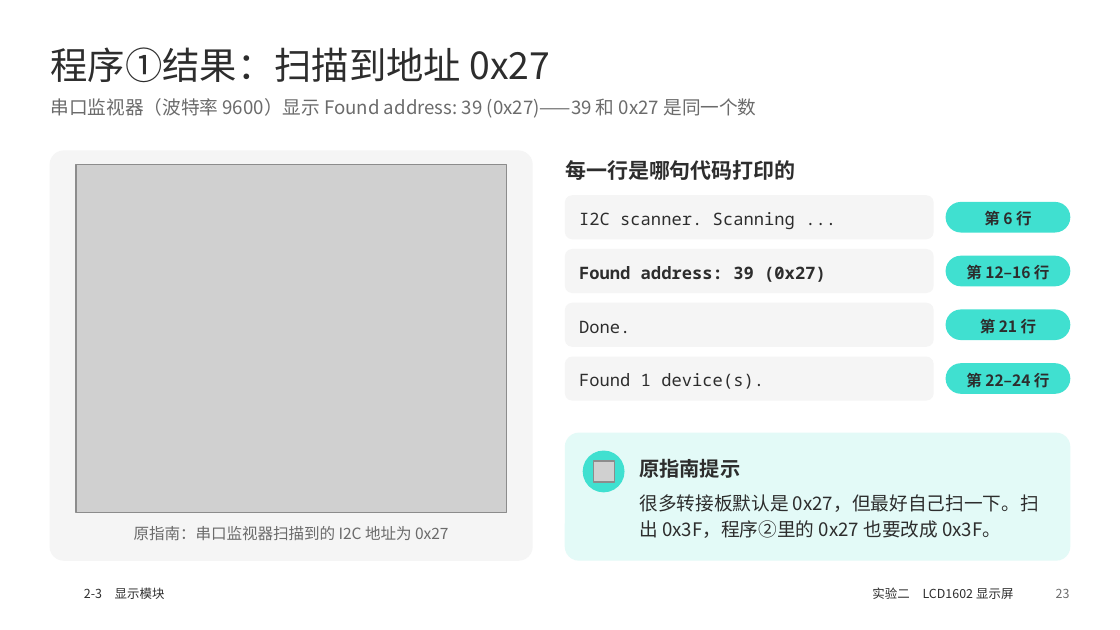
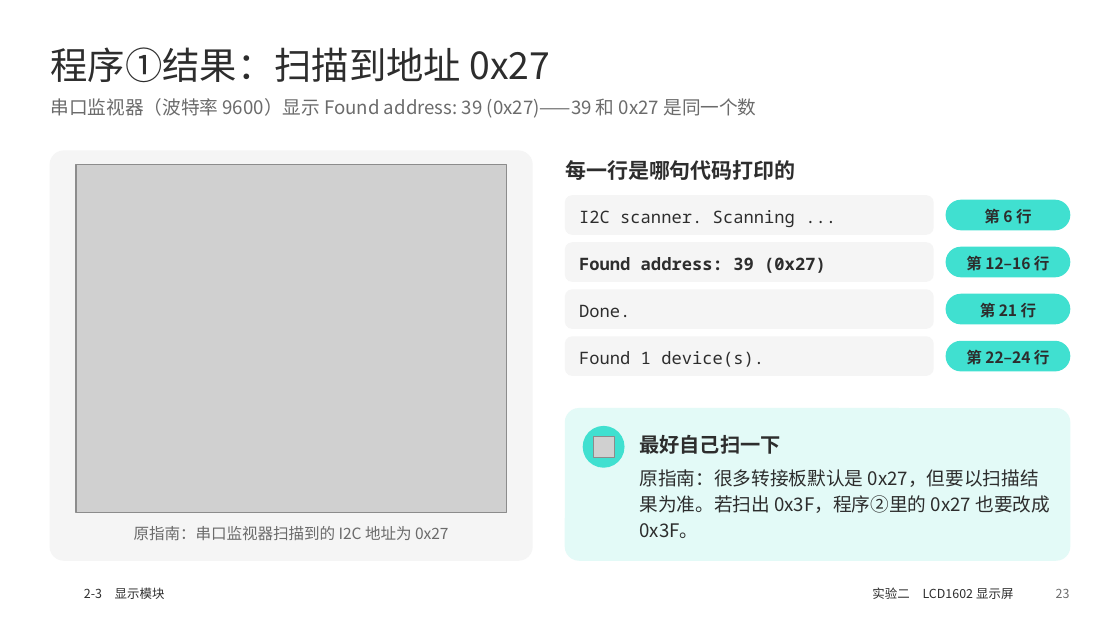
Before and after one commit to memoryzm214/Ericzm214, a slide deck: slide 23 of arduino-ppt/output/2-3_WS2812灯环_LCD1602.pptx. Drawn at 1120x630 pixels with LibreOffice and Linux fonts; fonts in the diff are those of the drawing; grey boxes stand for pictures; background and template pictures are left out. Boxes give left, top, right and bottom in pixels: in the first picture for what was removed or moved away, otherwise in the second. Text is boxed around its words. In the diff, an @@ line names an element or a change of style, - is before the commit and + after.

```diff
--- a/arduino-ppt/output/2-3_WS2812灯环_LCD1602.pptx
+++ b/arduino-ppt/output/2-3_WS2812灯环_LCD1602.pptx
@@ rounded rectangle: place and size @@
-rounded rectangle at (566,196,933,239)
+rounded rectangle at (566,196,933,234)
@@ rounded rectangle: place and size @@
-rounded rectangle at (566,250,933,292)
+rounded rectangle at (566,243,933,281)
@@ text "Found address: 39 (0x27)": place and size @@
-text "Found address: 39 (0x27)" at (579,266,826,282)
+text "Found address: 39 (0x27)" at (579,257,826,273)
@@ text "第 12–16 行": place and size @@
-text "第 12–16 行" at (966,265,1050,280)
+text "第 12–16 行" at (966,256,1050,271)
@@ rounded rectangle: place and size @@
-rounded rectangle at (946,256,1070,286)
+rounded rectangle at (946,248,1070,277)
@@ rounded rectangle: place and size @@
-rounded rectangle at (566,304,933,346)
+rounded rectangle at (566,290,933,328)
@@ text "Done.": place and size @@
-text "Done." at (579,320,630,333)
+text "Done." at (579,304,630,317)
@@ text "第 21 行": place and size @@
-text "第 21 行" at (980,319,1037,334)
+text "第 21 行" at (980,303,1037,318)
@@ rounded rectangle: place and size @@
-rounded rectangle at (946,310,1070,339)
+rounded rectangle at (946,295,1070,324)
@@ proportions changed in 5 elements at (566,196,933,234), (566,243,933,281), (566,290,933,328), (566,409,1070,560), (566,337,933,375) @@
@@ rounded rectangle: place and size @@
-rounded rectangle at (566,357,933,400)
+rounded rectangle at (566,337,933,375)
@@ text "Found 1 device(s).": place and size @@
-text "Found 1 device(s)." at (579,373,764,389)
+text "Found 1 device(s)." at (579,351,764,367)
@@ text "第 22–24 行": place and size @@
-text "第 22–24 行" at (966,373,1050,388)
+text "第 22–24 行" at (966,350,1050,365)
@@ rounded rectangle: place and size @@
-rounded rectangle at (946,364,1070,393)
+rounded rectangle at (946,342,1070,371)
@@ rounded rectangle: place and size @@
-rounded rectangle at (566,433,1070,560)
+rounded rectangle at (566,409,1070,560)
@@ ellipse: place and size @@
-ellipse at (584,451,624,492)
+ellipse at (584,427,624,467)
@@ picture: place and size @@
-picture at (594,461,615,483)
+picture at (594,437,615,458)
@@ text at (640,435,781,454): text changed @@
-原指南提示
+最好自己扫一下
@@ text at (640,469,1050,538): text changed @@
-很多转接板默认是 0x27，但最好自己扫一下。扫出 0x3F，程序②里的 0x27 也要改成 0x3F。
+原指南：很多转接板默认是 0x27，但要以扫描结果为准。若扫出 0x3F，程序②里的 0x27 也要改成 0x3F。
```
Also in this commit, not shown: 20 other slides changed, 3 other files.
